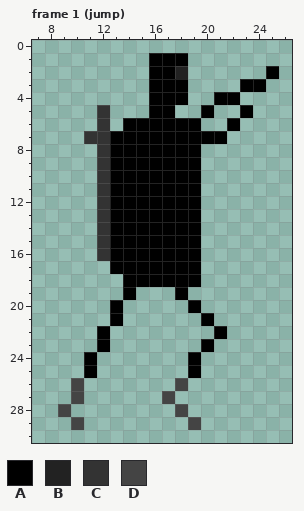
Edited in one commit: pixel-art file (resources/source/assets/hero/jump.aseprite). The picture above was drawn from the file before the commit.
32x32 pixels, 2 frames. Shown: frame 1 (jump): x 7..26, y 0..30. The commit also changed other frames, which this record leaves out.
Visible layers, top first: "boots", "sword", "arms", "head", "legs", "torso".
Palette (. is transparent): A #000000  B #222222  C #333333  D #444444
Pixels before, frame 1 (jump), first column x 9:
 1 .......AAA.......
 2 .......AAB......A
 3 .......AAA....AA.
 4 .......AAA..AA...
 5 ...C...AA..A..A..
 6 ...C.AAAAAA..A...
 7 ..CCAAAAAAAAA....
 8 ...CAAAAAAA......
 9 ...CAAAAAAA......
10 ...CAAAAAAA......
11 ...CAAAAAAA......
12 ...CAAAAAAA......
13 ...CAAAAAAA......
14 ...CAAAAAAA......
15 ...CAAAAAAA......
16 ...CAAAAAAA......
17 ....AAAAAAA......
18 .....AAAAAA......
19 .....A...A.......
20 ....A.....A......
21 ....A......A.....
22 ...A........A....
23 ...A.......A.....
24 ..A.......A......
25 ..A.......A......
26 .D.......D.......
27 .D......D........
28 D........D.......
29 .D........D......
After:
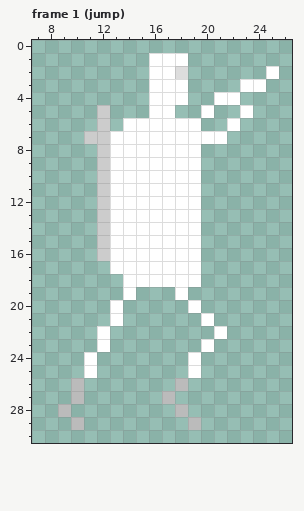
The edit:
colour A: #000000 -> #ffffff
colour B: #222222 -> #dddddd
colour C: #333333 -> #cccccc
colour D: #444444 -> #bbbbbb
